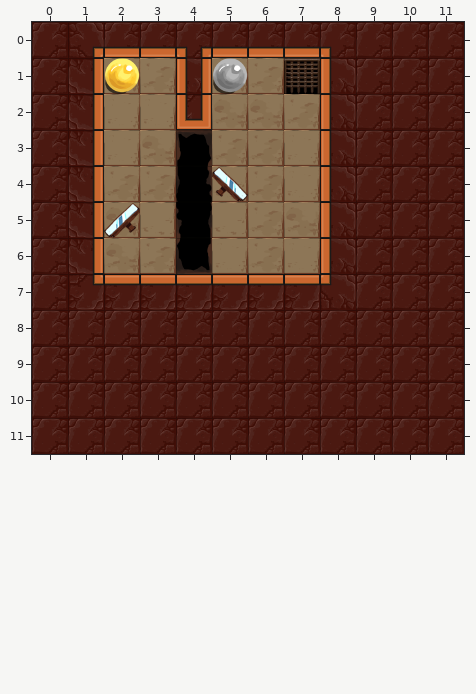
An edit to a level. Tiled map, assets/levels/level0.tmx. Above, as it was before the edit.
Cells are 128x128 px. Shown: x 0..11, y 0..11.
Now the later version:
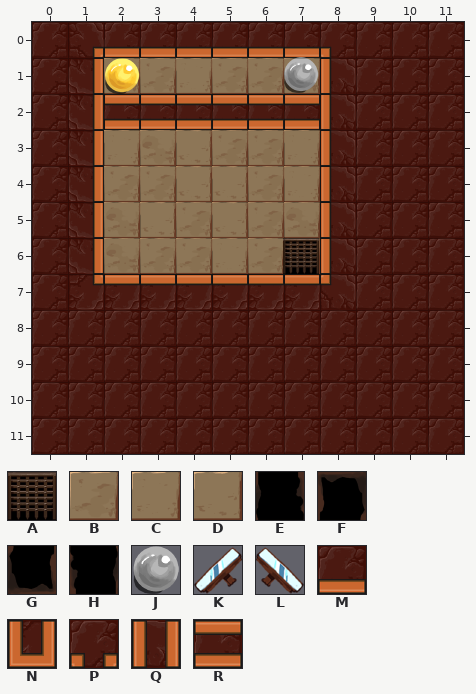
Key: from "exit": A 0; from "floors": B 1, C 2, D 3; from "holes": E 6, F 7, G 10, H 12; from "lightOrbs": J 1; from "mirrors": K 0, L 0 flipped left-right; from "walls": M 5, N 15, P 19, Q 37, R 38.
_ is an empty cell.
Objects are placed by their top-left corner, in cells (3,4 is the top-left corner of cell 3,4); size is 1x1 cell unless given.
Tiles replaced or removed in this view: E, F, G, H, N, P, Q.
Diff:
Changed rows in their new state; . is an unchanged cell.
Layer "Floor":
first column x 4:
 1 C
 2 C
 3 D
 4 D
 5 B
 6 B
Layer "Holes":
first column x 4:
 3 _
 4 _
 5 _
 6 _
Layer "Walls":
first column x 2:
 0 ..M...
 1 .._...
 2 RRRRRR
Layer "Mirrors":
removed: L "mirror" at 5,4
removed: K "mirror" at 2,5
Layer "Light":
changed: J "lightSwitch" at 5,1 -> J "lightSwitch" at 7,1
Layer "Exit":
changed: A "exit" at 7,1 -> A "exit" at 7,6
Pixel boxes of the changes (left, top, right, bottom) in both pictures:
changed: (104, 46, 320, 274)
